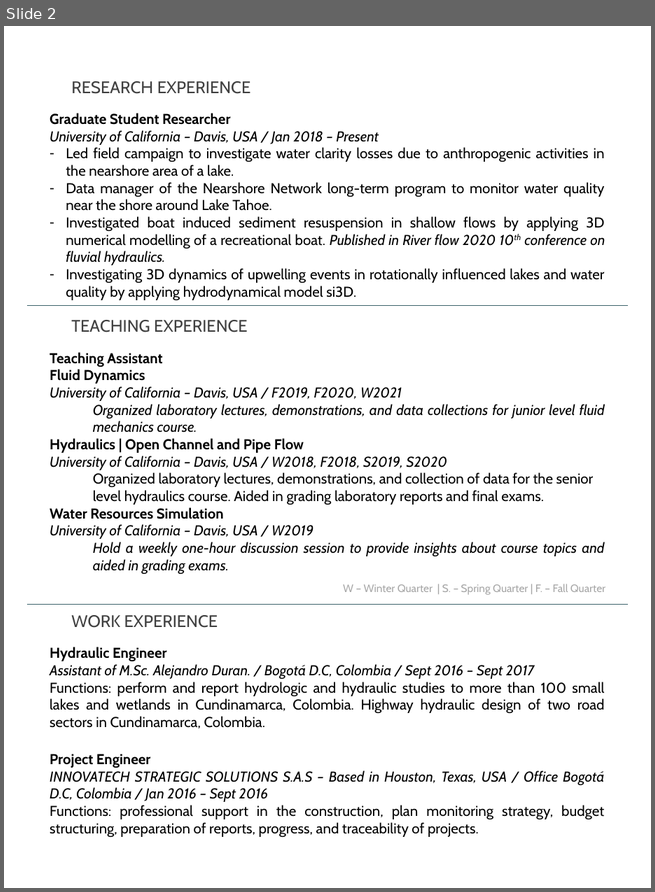
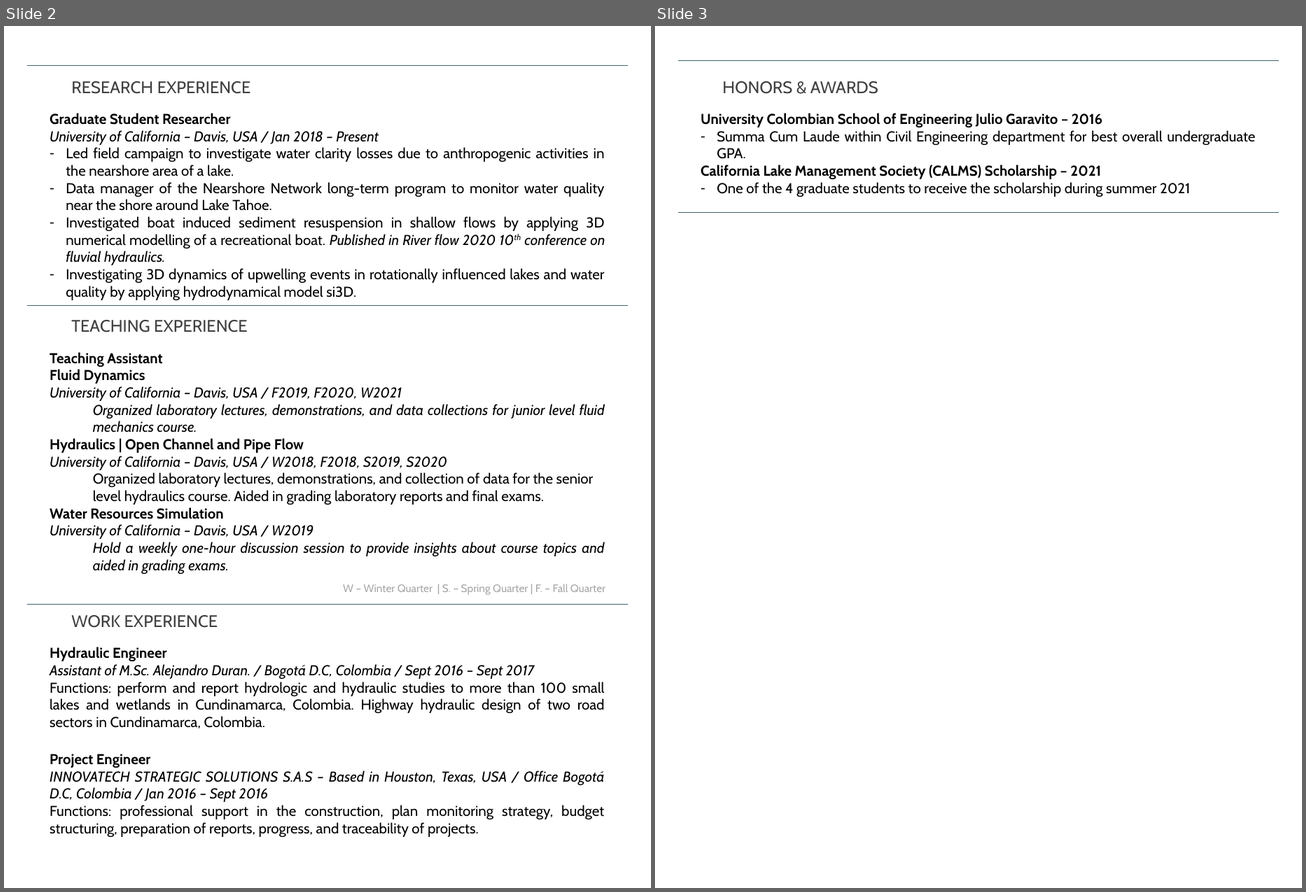
Before and after one commit to savalbuena/savalbuena.github.io, a slide deck: docs/CV_SV_2020_V1.pptx. Shown side by side, each under a label of ours: slide 2 before the commit, slides 2 and 3 after it. The pictures are 655x892 and 1306x892 pixels, drawn with LibreOffice and Linux fonts; fonts in the diff are those of the drawing. Boxes give left, top, right and bottom in pixels: in the first picture for what was removed or moved away, otherwise in the second. Text is boxed around its words. In the diff, an @@ line names an element or a change of style, - is before the commit and + after.

```diff
--- a/docs/CV_SV_2020_V1.pptx
+++ b/docs/CV_SV_2020_V1.pptx
@@ slide 3 added at bbox=[655, 26, 1302, 888], background #FFFFFF @@
@@ line added from (678, 60) to (1279, 60), #3F656D 0.5 pt @@
@@ text added at bbox=[722, 81, 878, 94], 14 pt, text #404040 @@
+HONORS & AWARDS
@@ text added at bbox=[701, 113, 1255, 197], 12 pt, text #000000 @@
+University Colombian School of Engineering Julio Garavito – 2016
+‐ Summa Cum Laude within Civil Engineering department for best overall undergraduate GPA.
+California Lake Management Society (CALMS) Scholarship – 2021
+– One of the 4 graduate students to receive the scholarship during summer 2021
@@ line added from (678, 213) to (1279, 213), #3F656D 0.5 pt @@
@@ slide 2 changed as well @@
@@ line added from (27, 66) to (628, 66), #3F656D 0.5 pt @@
```
Also in this commit, not shown: 1 other file.
